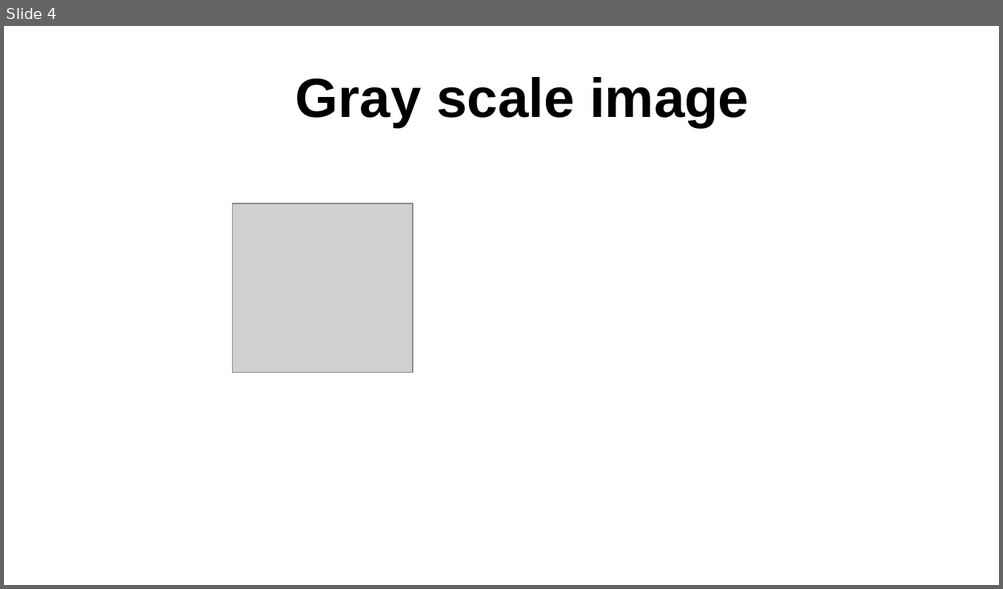
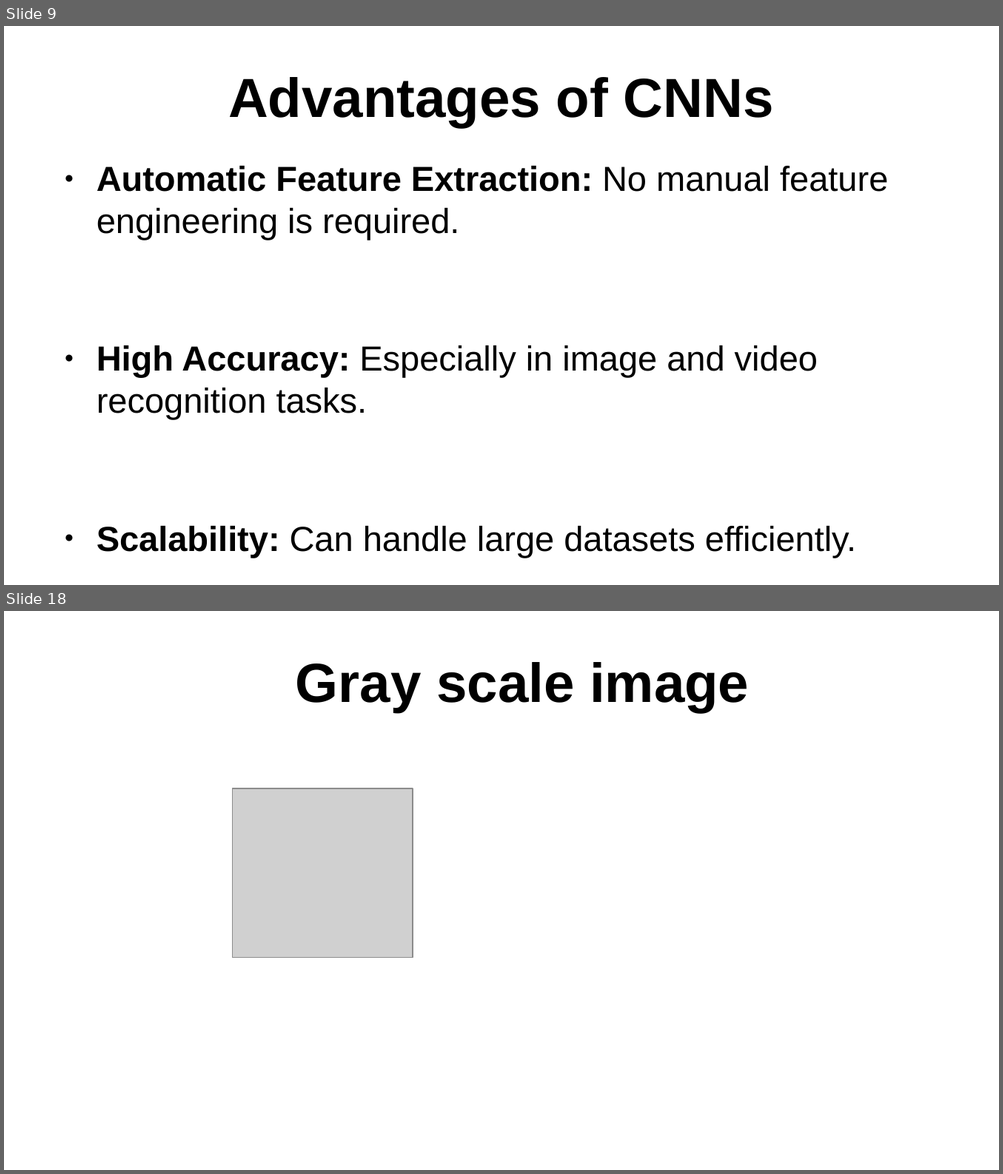
Before and after one commit to sreenivasulum/Presentations, a slide deck: CNN presentation.odp. Shown one above the other, each under a label of ours: slide 4 before the commit, slides 9 and 18 after it; the slides between them are not shown. The pictures are 1003x589 and 1003x1174 pixels, drawn with LibreOffice and Linux fonts; fonts in the diff are those of the drawing; grey boxes stand for pictures. Boxes give left, top, right and bottom in pixels: in the first picture for what was removed or moved away, otherwise in the second. Text is boxed around its words. In the diff, an @@ line names an element or a change of style, - is before the commit and + after.

```diff
--- a/CNN presentation.odp
+++ b/CNN presentation.odp
@@ slide 9 added at (4, 26, 999, 585), background #FFFFFF @@
@@ title added at (228, 77, 774, 127), 44 pt, text #000000, bold @@
+Advantages of CNNs
@@ text added at (96, 166, 888, 558), 27.8 pt, text #000000 @@
+● Automatic Feature Extraction: No manual feature engineering is required.
+● High Accuracy: Especially in image and video recognition tasks.
+● Scalability: Can handle large datasets efficiently.
@@ what was slide 4 is now slide 18 @@
```
Also in this commit, not shown: 5 slides changed, 17 other slides added, 9 other files.
